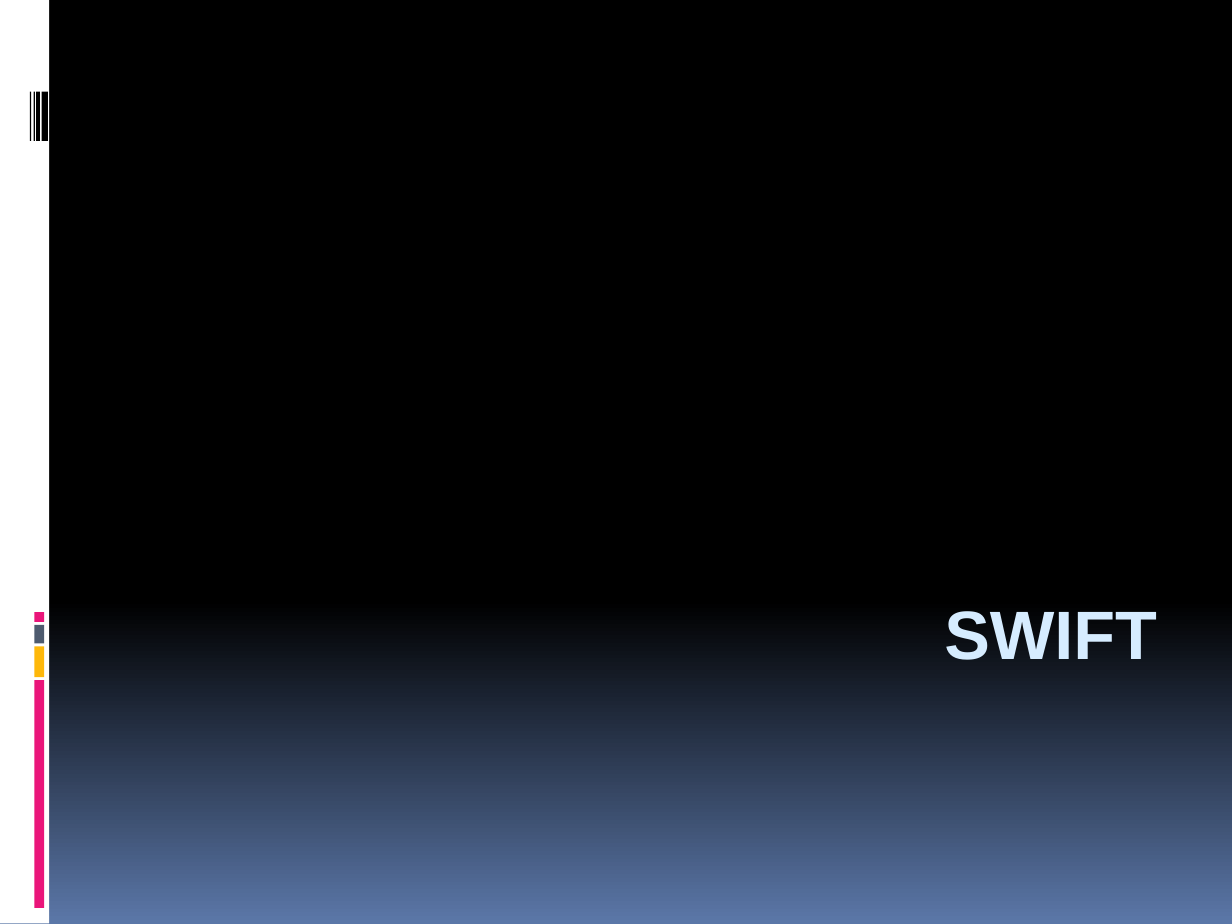
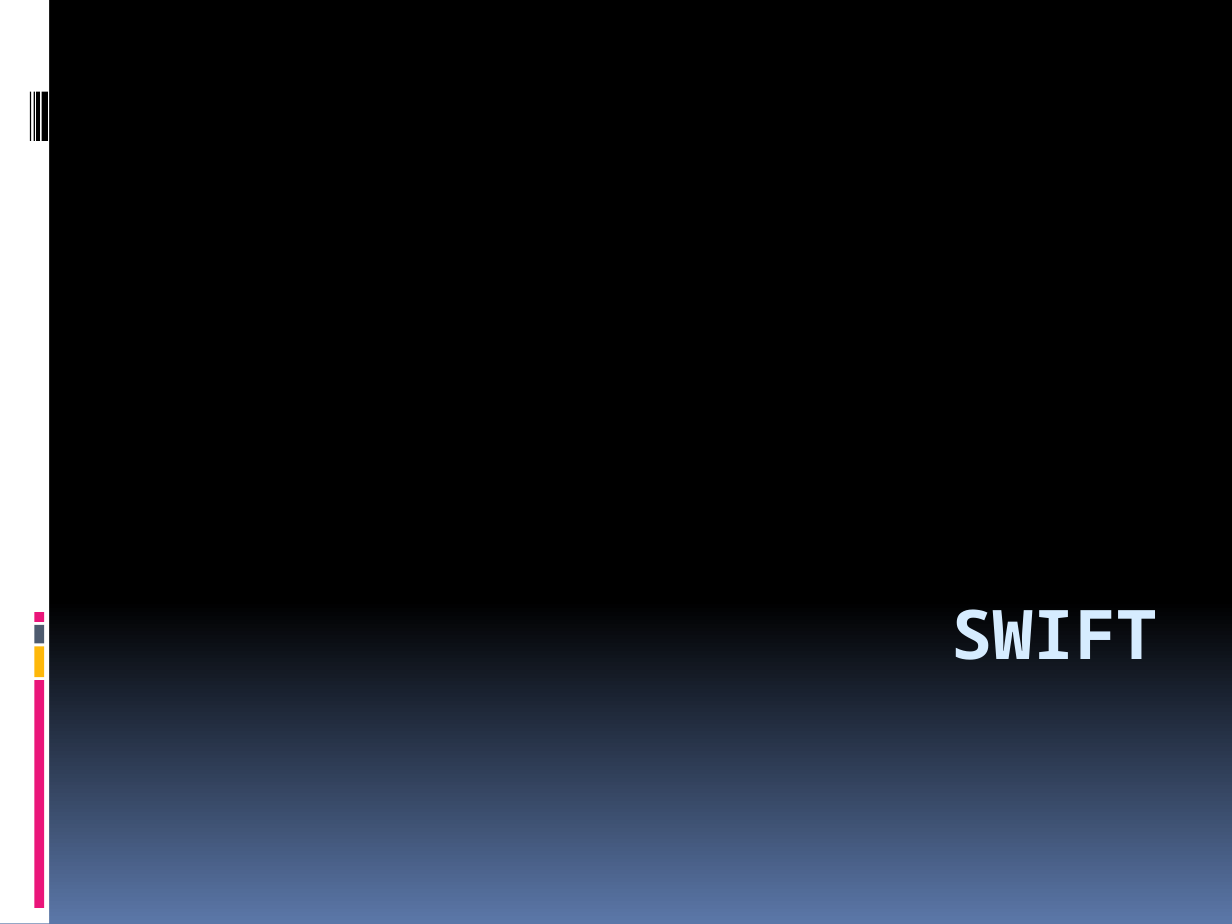
Before and after one commit to hounga13/helloSwift, a slide deck: slide 1 of Swift세미나자료.pptx. Drawn at 1232x924 pixels with LibreOffice and Linux fonts; fonts in the diff are those of the drawing. Boxes give left, top, right and bottom in pixels: in the first picture for what was removed or moved away, otherwise in the second. Text is boxed around its words. In the diff, an @@ line names an element or a change of style, - is before the commit and + after.

```diff
--- a/Swift세미나자료.pptx
+++ b/Swift세미나자료.pptx
@@ title "SWIFT" at box(952, 609, 1157, 660): font Arial to Noto Sans Mono @@
```
Also in this commit, not shown: 1 other slide changed, 8 slides removed.
